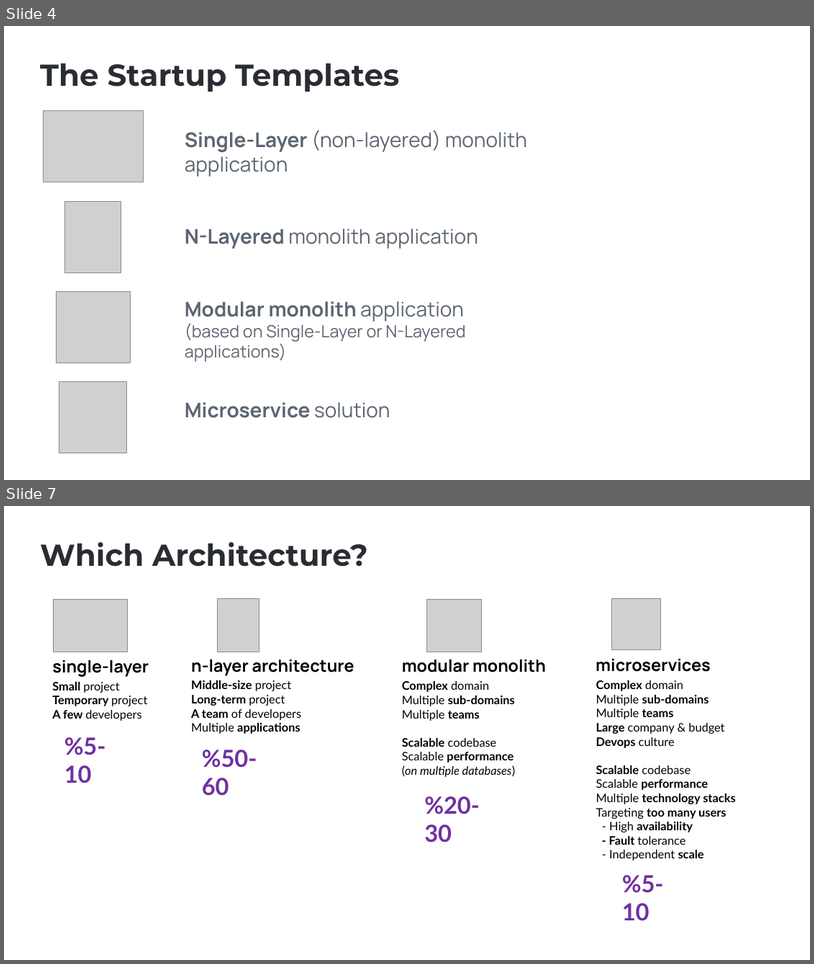
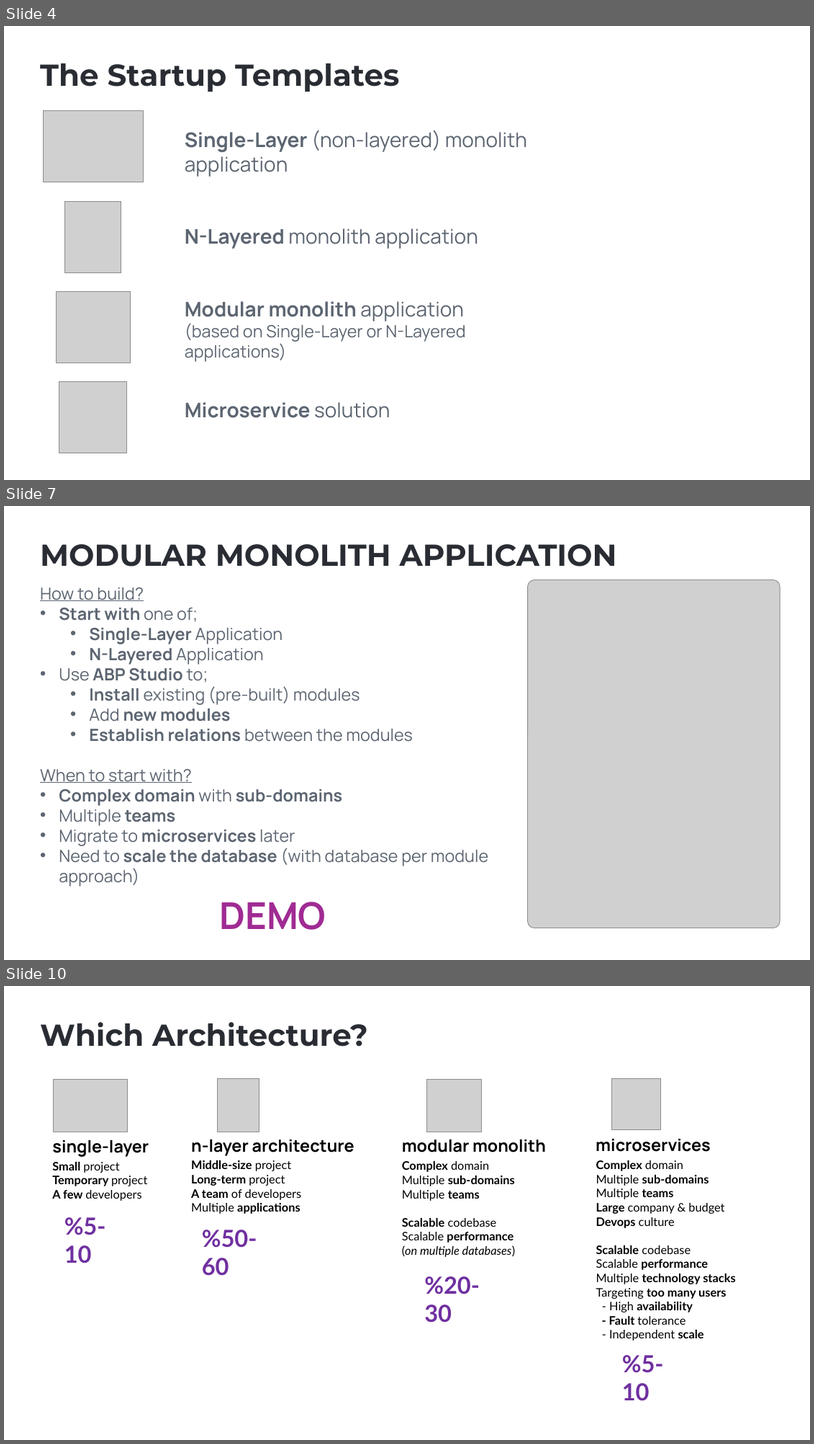
Before and after one commit to hikalkan/presentations, a slide deck: 2025-01-09 ABP Community Talks 2025.1/Which Architecture.pptx. Shown one above the other, each under a label of ours: slides 4 and 7 before the commit, slides 4, 7 and 10 after it; the slides between them are not shown. The pictures are 814x964 and 814x1444 pixels, drawn with LibreOffice and Linux fonts; fonts in the diff are those of the drawing; grey boxes stand for pictures; background and template pictures are left out. Boxes give left, top, right and bottom in pixels: in the first picture for what was removed or moved away, otherwise in the second. Text is boxed around its words. In the diff, an @@ line names an element or a change of style, - is before the commit and + after.

```diff
--- a/2025-01-09 ABP Community Talks 2025.1/Which Architecture.pptx
+++ b/2025-01-09 ABP Community Talks 2025.1/Which Architecture.pptx
@@ slide 7 added at (4,506,810,960), background picture (left out) @@
@@ text added at (40,544,617,566), 36 pt, text #292D33, bold @@
+MODULAR MONOLITH APPLICATION
@@ text added at (40,587,489,886), 20 pt, text #5C6571 @@
+How to build?
+• Start with one of;
+  • Single-Layer Application
+  • N-Layered Application
+• Use ABP Studio to;
+  • Install existing (pre-built) modules
+  • Add new modules
+  • Establish relations between the modules
+When to start with?
+• Complex domain with sub-domains
+• Multiple teams
+• Migrate to microservices later
+• Need to scale the database (with database per module approach)
@@ picture added at (528,580,780,928) @@
@@ text added at (219,901,326,929), 44 pt, text #A02B93, bold @@
+DEMO
@@ what was slide 7 is now slide 10 @@
```
Also in this commit, not shown: 1 slide changed, 6 other slides added.
